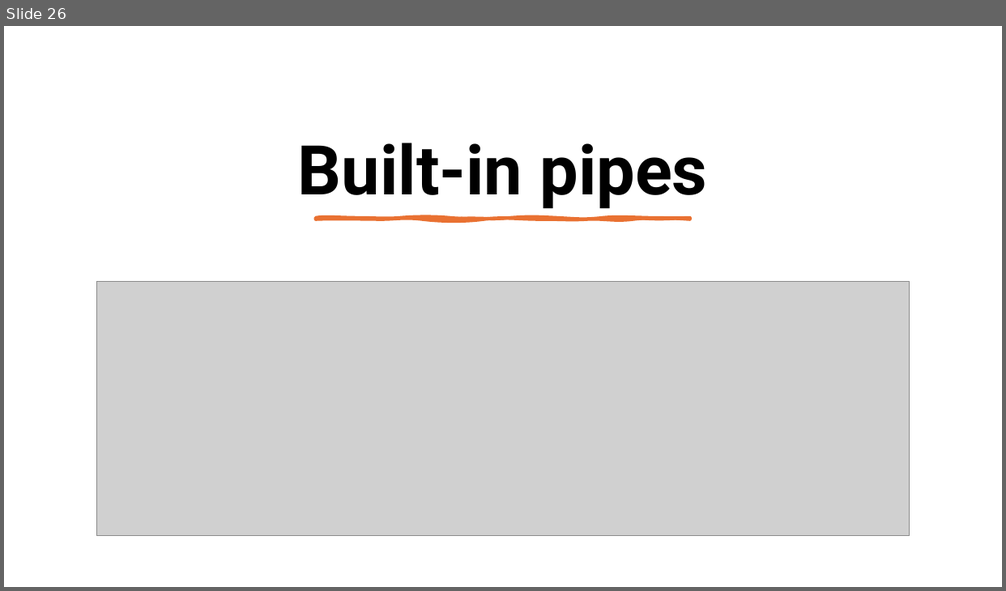
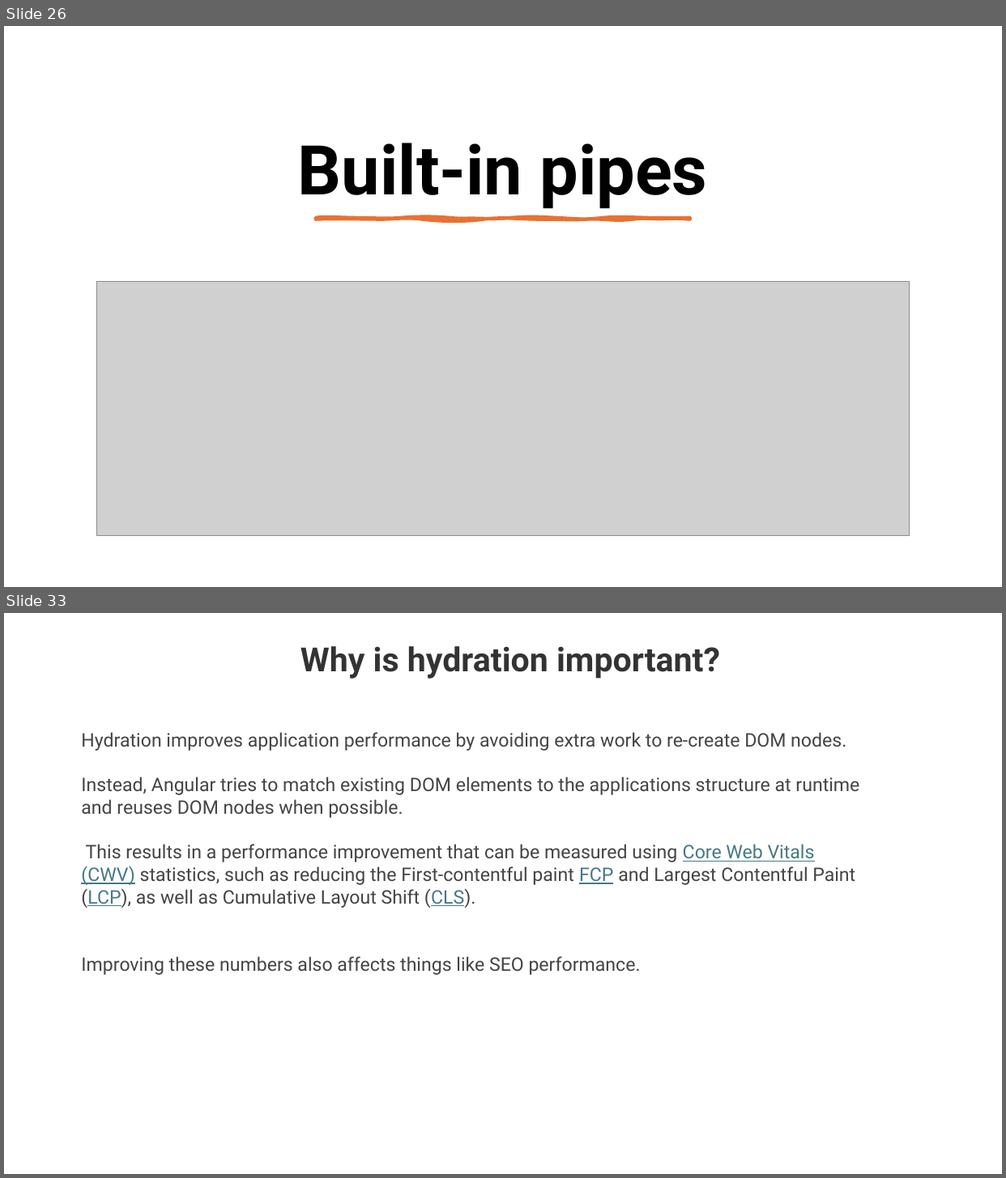
Before and after one commit to maheshsabnis/ng17guard, a slide deck: my-ng-app/Angular_Training_Images.pptx. Shown one above the other, each under a label of ours: slide 26 before the commit, slides 26 and 33 after it; the slides between them are not shown. The pictures are 1006x591 and 1006x1178 pixels, drawn with LibreOffice and Linux fonts; fonts in the diff are those of the drawing; grey boxes stand for pictures. Boxes give left, top, right and bottom in pixels: in the first picture for what was removed or moved away, otherwise in the second. Text is boxed around its words. In the diff, an @@ line names an element or a change of style, - is before the commit and + after.

```diff
--- a/my-ng-app/Angular_Training_Images.pptx
+++ b/my-ng-app/Angular_Training_Images.pptx
@@ slide 33 added at (4, 613, 1002, 1174), background #FFFFFF @@
@@ text added at (300, 646, 720, 679), 32 pt, text #333333, bold @@
+Why is hydration important?
@@ text added at (81, 732, 859, 975), 18 pt, text #444444 @@
+Hydration improves application performance by avoiding extra work to re-create DOM nodes.
+Instead, Angular tries to match existing DOM elements to the applications structure at runtime and reuses DOM nodes when possible.
+This results in a performance improvement that can be measured using Core Web Vitals (CWV) statistics, such as reducing the First-contentful paint FCP and Largest Contentful Paint (LCP), as well as Cumulative Layout Shift (CLS).
+Improving these numbers also affects things like SEO performance.
```
Also in this commit, not shown: 7 other slides added, 5 other files.
